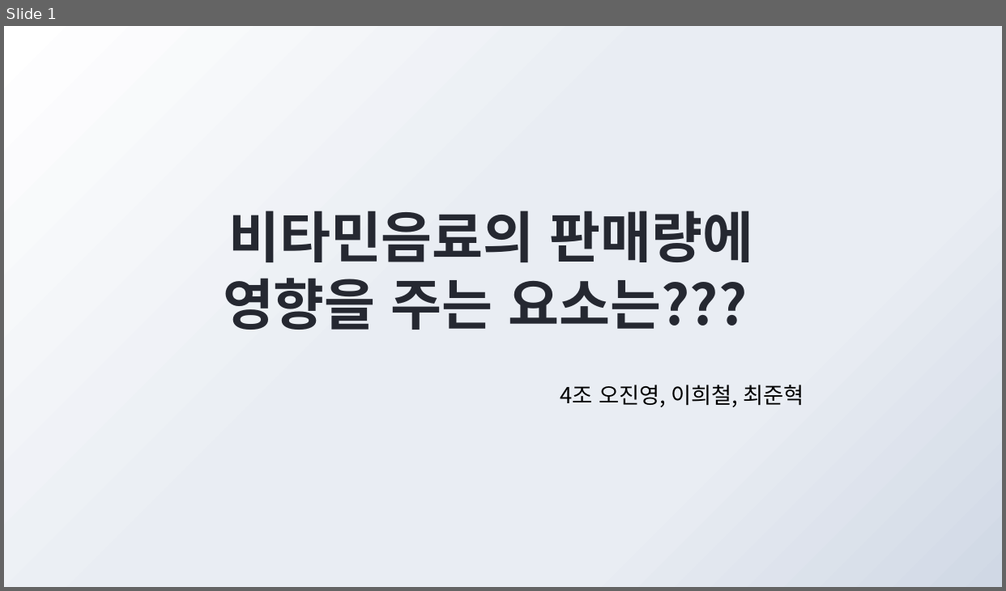
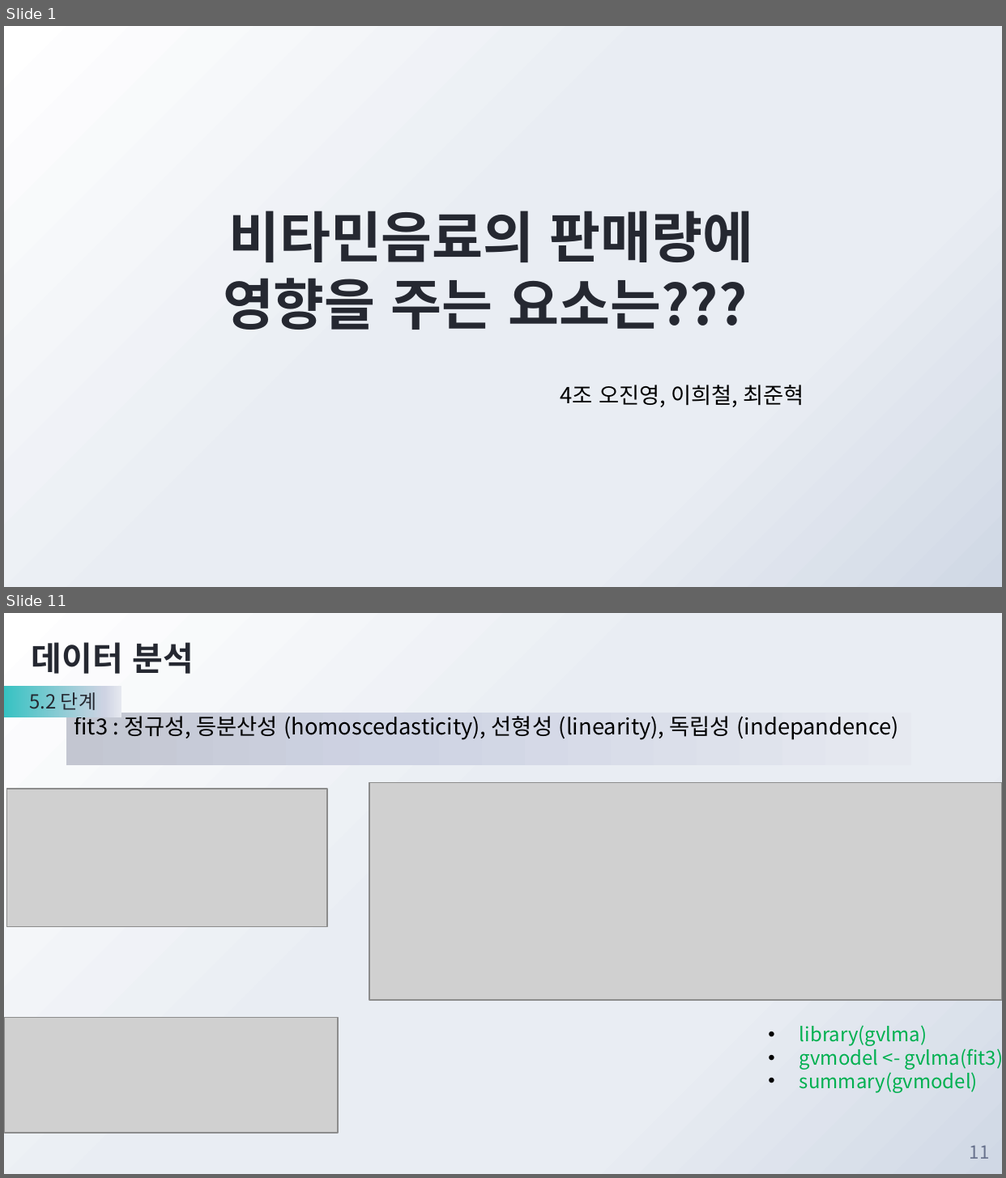
Before and after one commit to JadenChoi94/MachineLearning_Basic, a slide deck: 4조 비타민음료 발표.pptx. Shown one above the other, each under a label of ours: slide 1 before the commit, slides 1 and 11 after it; the slides between them are not shown. The pictures are 1006x591 and 1006x1178 pixels, drawn with LibreOffice and Linux fonts; fonts in the diff are those of the drawing; grey boxes stand for pictures; background and template pictures are left out. Boxes give left, top, right and bottom in pixels: in the first picture for what was removed or moved away, otherwise in the second. Text is boxed around its words. In the diff, an @@ line names an element or a change of style, - is before the commit and + after.

```diff
--- a/4조 비타민음료 발표.pptx
+++ b/4조 비타민음료 발표.pptx
@@ slide 11 added at <box>4,613,1002,1174</box>, background gradient #FFFFFF to #E9EDF3 to #D0D8E5 @@
@@ title added at <box>32,642,194,674</box>, 24 pt, text #252831, bold @@
+데이터 분석
@@ rectangle added at <box>4,686,121,717</box>, fill gradient #36C2C2 to #CED3E3 to #E7E9F1, 14 pt, text #252831 @@
+5.2 단계
@@ rectangle added at <box>67,713,912,765</box>, fill gradient #C3C6D1 to #CED3E3 to #E7E9F1, 16 pt, text #000000 @@
+fit3 : 정규성, 등분산성 (homoscedasticity), 선형성 (linearity), 독립성 (indepandence)
@@ picture added at <box>369,782,1002,1000</box> @@
@@ picture added at <box>7,789,327,927</box> @@
@@ picture added at <box>5,1018,339,1134</box> @@
@@ text added at <box>799,1025,1002,1093</box>, 14 pt, text #00B050 @@
+• library(gvlma)
+• gvmodel <- gvlma(fit3)
+• summary(gvmodel)
@@ page number added at <box>970,1146,990,1159</box>, 13 pt, text #68728D @@
+11
```
Also in this commit, not shown: 11 slides changed, 7 other slides added, 2 slides removed, 6 other files.
